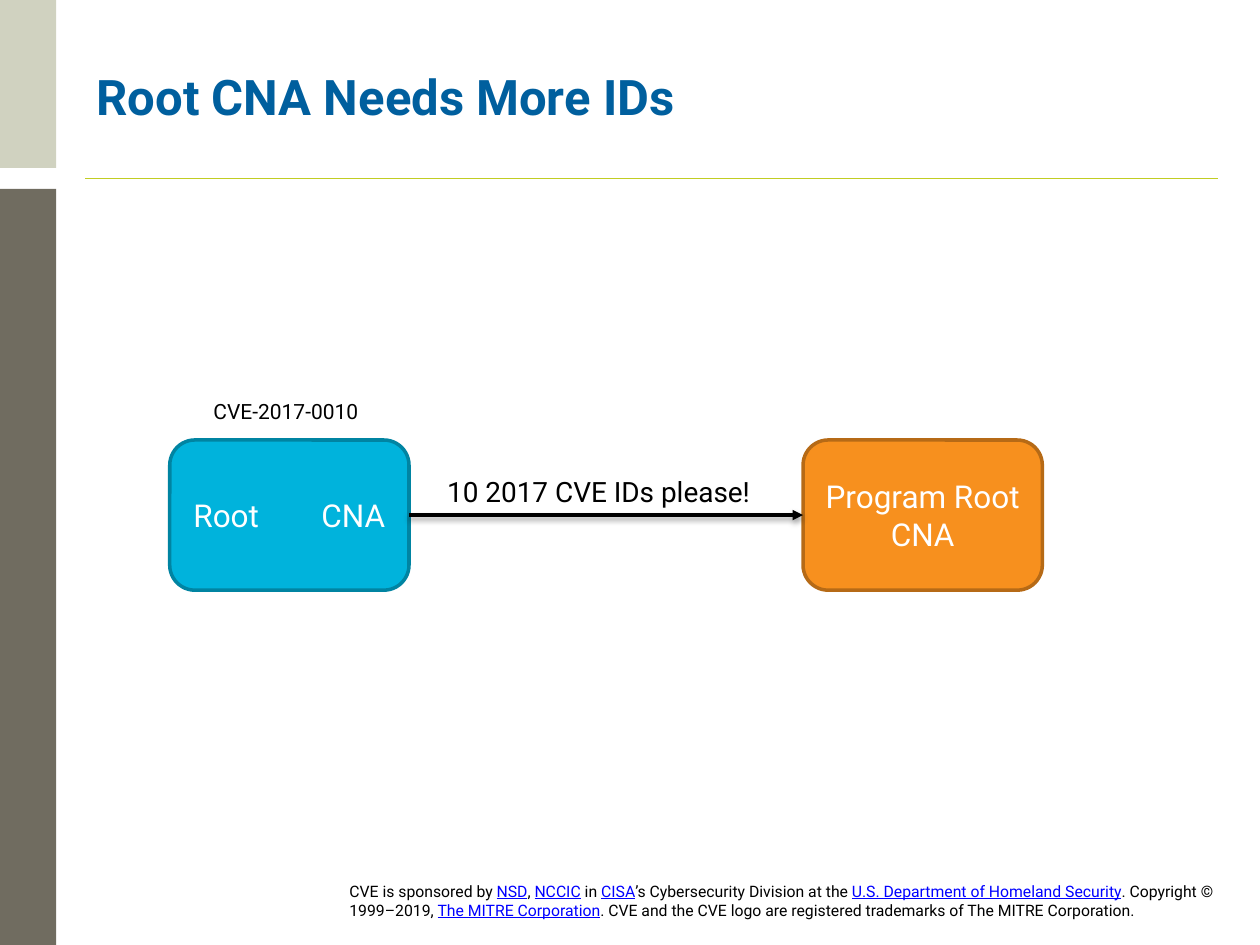
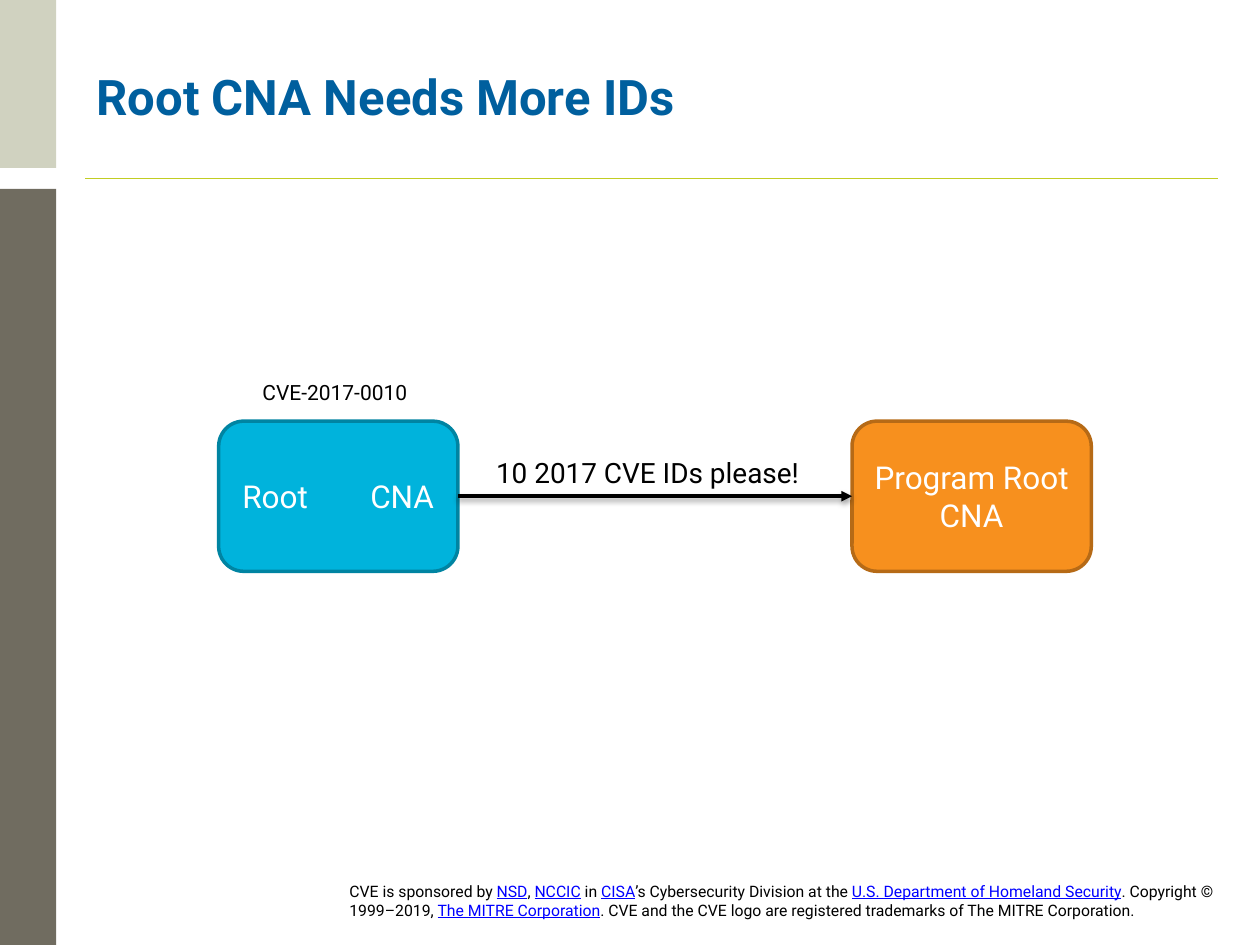
Before and after one commit to CVEProject/cveproject.github.io, a slide deck: slide 10 of docs/cna/CNA_Processes.pptx. Drawn at 1260x945 pixels with LibreOffice and Linux fonts; fonts in the diff are those of the drawing; background and template pictures are left out. Boxes give left, top, right and bottom in pixels: in the first picture for what was removed or moved away, otherwise in the second. Text is boxed around its words. In the diff, an @@ line names an element or a change of style, - is before the commit and + after.

```diff
--- a/docs/cna/CNA_Processes.pptx
+++ b/docs/cna/CNA_Processes.pptx
@@ text "CVE-2017-0010": place and size @@
-text "CVE-2017-0010" at [213,404,358,420]
+text "CVE-2017-0010" at [262,385,407,401]
@@ 2 rounded rectangles, 1 text: place and size @@
-2 rounded rectangles, 1 text at [170,440,1042,590]
+2 rounded rectangles, 1 text at [219,421,1091,571]
@@ arrow moved from (410, 515) - (803, 515) to (457, 496) - (852, 496) @@
```
Also in this commit, not shown: 14 other slides changed.
